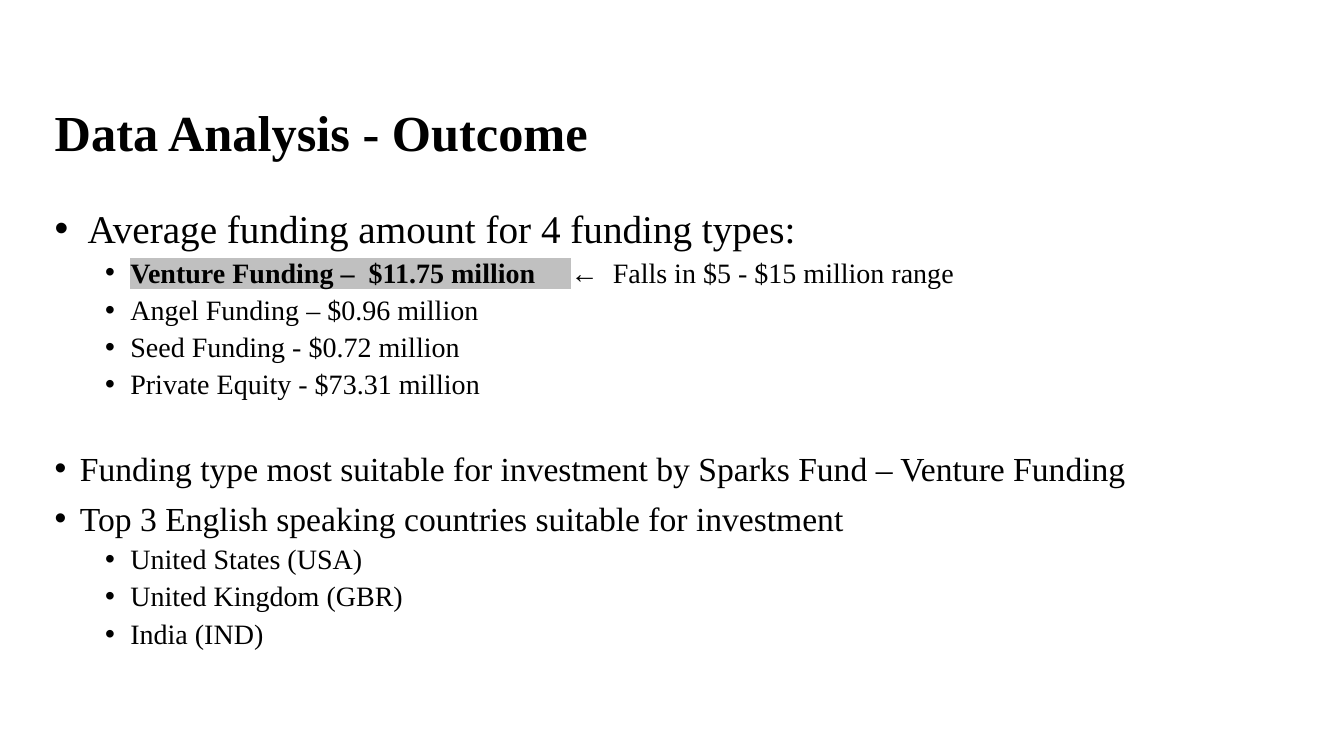
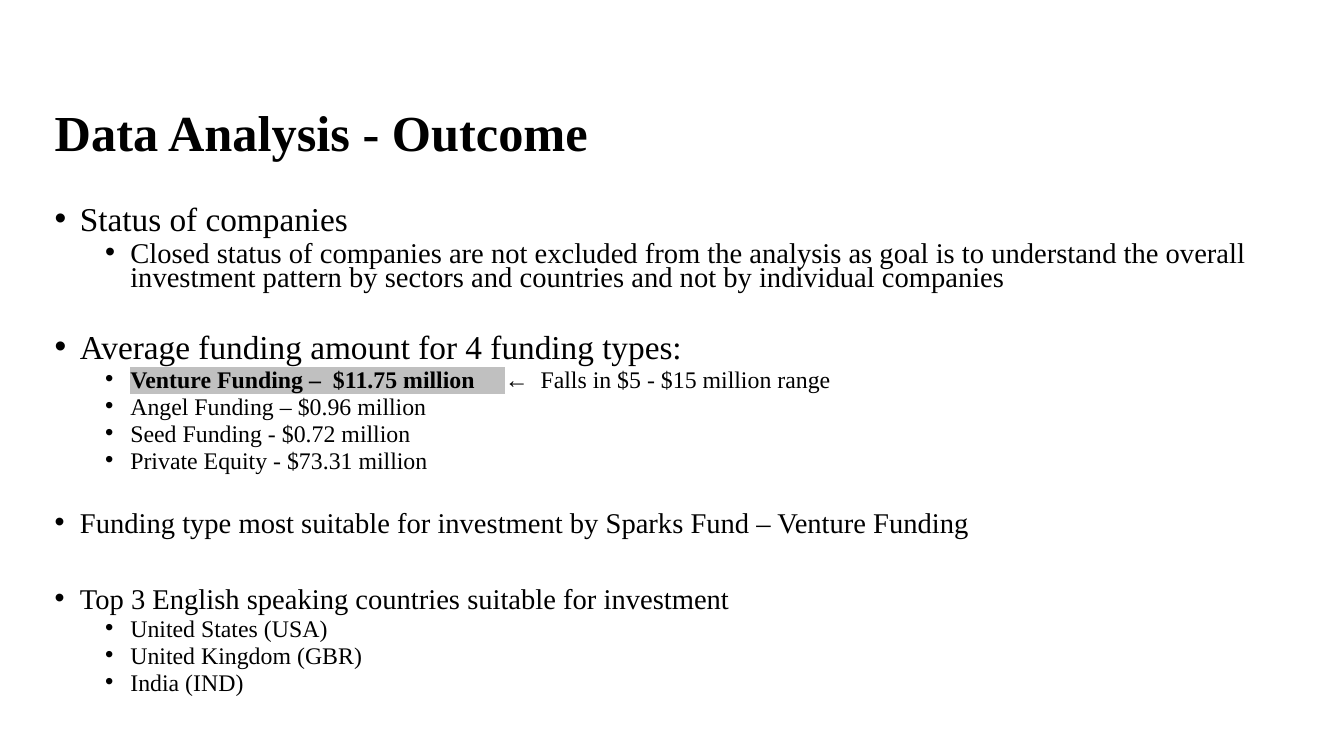
Before and after one commit to Nanditha-G-N/Machine-Learning-Case-Studies, a slide deck: slide 7 of Spark Funds Presentation.pptx. Drawn at 1344x756 pixels with LibreOffice and Linux fonts; fonts in the diff are those of the drawing; background and template pictures are left out. Boxes give left, top, right and bottom in pixels: in the first picture for what was removed or moved away, otherwise in the second. Text is boxed around its words. In the diff, an @@ line names an element or a change of style, - is before the commit and + after.

```diff
--- a/Spark Funds Presentation.pptx
+++ b/Spark Funds Presentation.pptx
@@ text at <box>80,207,1245,293</box>: paragraphs added @@
+• Status of companies
+  • Closed status of companies are not excluded from the analysis as goal is to understand the overall investment pattern by sectors and countries and not by individual companies
@@ text at <box>80,335,968,696</box>: size 28 to 23.8 pt in "Average funding amount for 4 funding types:"; size 20 to 17 pt in "Venture Funding – $11.75 million ← Falls ...", "Angel Funding – $0.96 million", "Seed Funding - $0.72 million", "Private Equity - $73.31 million" and 3 more places; size 24 to 20.4 pt in "Funding type most suitable for investment by ...", "Top 3 English speaking countries suitable for ..."; line spacing 0.9 to 0.7 @@
```
Also in this commit, not shown: 5 other slides changed, 2 slides added, 1 slide removed, 2 other files.
